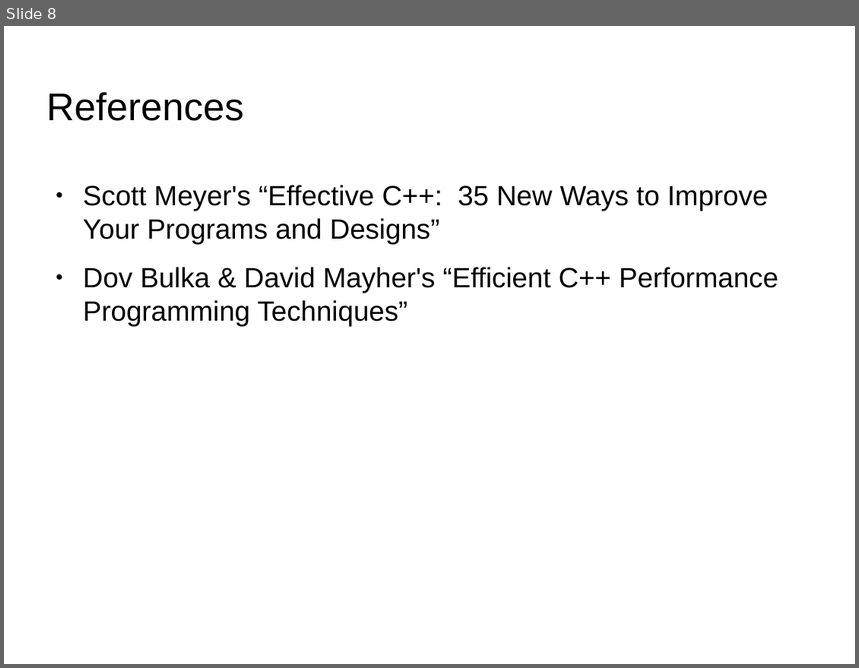
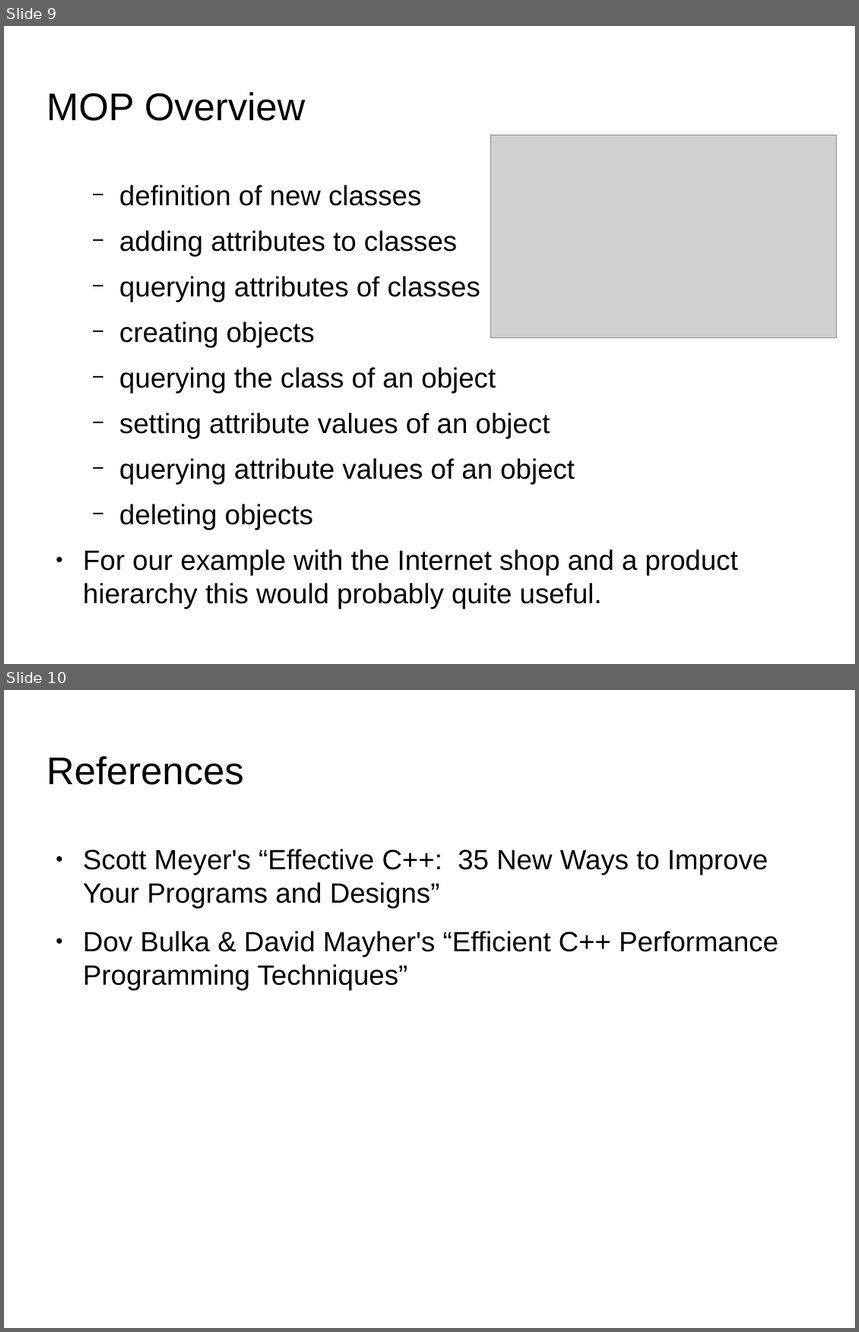
Before and after one commit to kks32/cpp-software-development, a slide deck: Ex20_Metaclasses_Reflection/Ex20_Metaclasses_Reflection.odp. Shown one above the other, each under a label of ours: slide 8 before the commit, slides 9 and 10 after it. The pictures are 859x668 and 859x1332 pixels, drawn with LibreOffice and Linux fonts; fonts in the diff are those of the drawing; grey boxes stand for pictures; background and template pictures are left out. Boxes give left, top, right and bottom in pixels: in the first picture for what was removed or moved away, otherwise in the second. Text is boxed around its words. In the diff, an @@ line names an element or a change of style, - is before the commit and + after.

Commit message:
MOP Overview

```diff
--- a/Ex20_Metaclasses_Reflection/Ex20_Metaclasses_Reflection.odp
+++ b/Ex20_Metaclasses_Reflection/Ex20_Metaclasses_Reflection.odp
@@ slide 9 added at (x1=4, y1=26, x2=855, y2=664), background picture (left out) @@
@@ title added at (x1=47, y1=92, x2=306, y2=121), 36 pt, text #000000 @@
+MOP Overview
@@ picture added at (x1=491, y1=135, x2=838, y2=339) @@
@@ text added at (x1=83, y1=185, x2=738, y2=610), 26 pt, text #000000 @@
+  − definition of new classes
+  − adding attributes to classes
+  − querying attributes of classes
+  − creating objects
+  − querying the class of an object
+  − setting attribute values of an object
+  − querying attribute values of an object
+  − deleting objects
+● For our example with the Internet shop and a product hierarchy this would probably quite useful.
@@ what was slide 8 is now slide 10 @@
```
Also in this commit, not shown: 1 other slide added, 1 other file.
